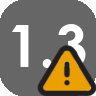
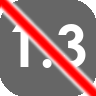
Revision of a layered 96x96 image; what changed, layer by layer:
added layer "Cross" above "alert-triangle-outline.png-Kopie" over [0, 0, 96, 96]
painted on "alert-triangle-outline.png-Kopie" over [37, 44, 96, 96]
